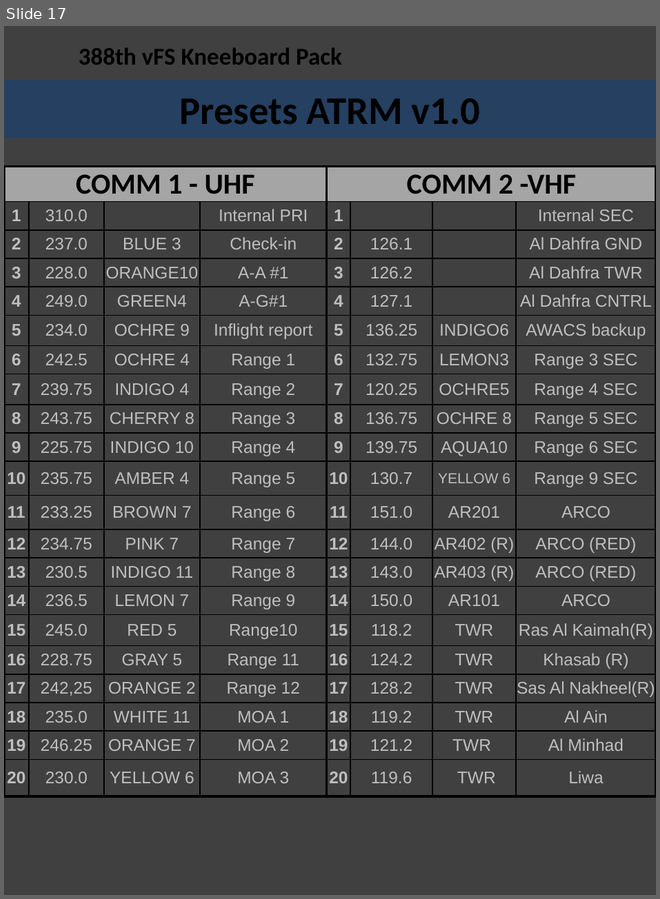
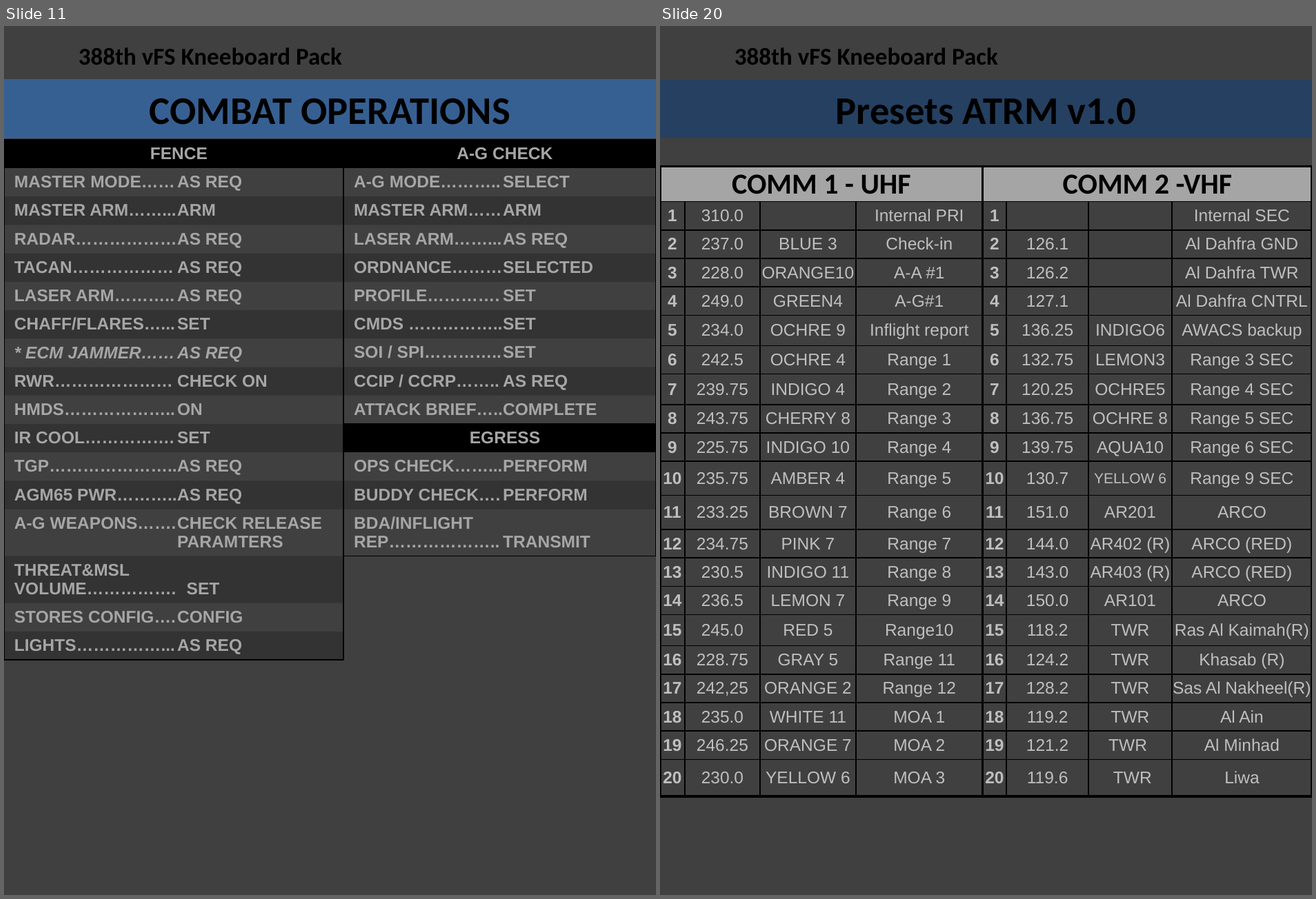
Before and after one commit to 132nd-vWing/132-TRP-388, a slide deck: Kneeboard Pack/388 Kneeboard Pack.pptx. Shown side by side, each under a label of ours: slide 17 before the commit, slides 11 and 20 after it; the slides between them are not shown. The pictures are 660x899 and 1316x899 pixels, drawn with LibreOffice and Linux fonts; fonts in the diff are those of the drawing; background and template pictures are left out. Boxes give left, top, right and bottom in pixels: in the first picture for what was removed or moved away, otherwise in the second. Text is boxed around its words. In the diff, an @@ line names an element or a change of style, - is before the commit and + after.

```diff
--- a/Kneeboard Pack/388 Kneeboard Pack.pptx
+++ b/Kneeboard Pack/388 Kneeboard Pack.pptx
@@ slide 11 added at (x1=4, y1=26, x2=656, y2=895), background #404040; not listed: 1 template element that a slide beside it also shows @@
@@ title added at (x1=4, y1=80, x2=656, y2=138), fill #376092, outline #376092 0.75 pt, 32.4 pt, text #000000, bold @@
+COMBAT OPERATIONS
@@ table added at (x1=4, y1=140, x2=343, y2=676), 17 rows, 2 columns @@
+FENCE | 
+MASTER MODE…… | AS REQ
+MASTER ARM……... | ARM
+RADAR……………… | AS REQ
+TACAN……………… | AS REQ
+LASER ARM……….. | AS REQ
+CHAFF/FLARES…... | SET
+* ECM JAMMER…… | AS REQ
+RWR………………… | CHECK ON
+HMDS……………….. | ON
+IR COOL……………. | SET
+TGP………………….. | AS REQ
+AGM65 PWR……….. | AS REQ
+A-G WEAPONS……. | CHECK RELEASE PARAMTERS
+THREAT&MSL VOLUME……………. | SET
+STORES CONFIG…. | CONFIG
+LIGHTS……………... | AS REQ
@@ table added at (x1=344, y1=140, x2=656, y2=568), 14 rows, 2 columns @@
+A-G CHECK | 
+A-G MODE……….. | SELECT
+MASTER ARM…… | ARM
+LASER ARM……... | AS REQ
+ORDNANCE……… | SELECTED
+PROFILE…………. | SET
+CMDS …………….. | SET
+SOI / SPI………….. | SET
+CCIP / CCRP…….. | AS REQ
+ATTACK BRIEF….. | COMPLETE
+EGRESS | 
+OPS CHECK……... | PERFORM
+BUDDY CHECK…. | PERFORM
+BDA/INFLIGHT REP……………….. | TRANSMIT
@@ what was slide 17 is now slide 20 @@
```
Also in this commit, not shown: 29 slides changed, 3 other slides added, 1 slide removed, 2 other files.
